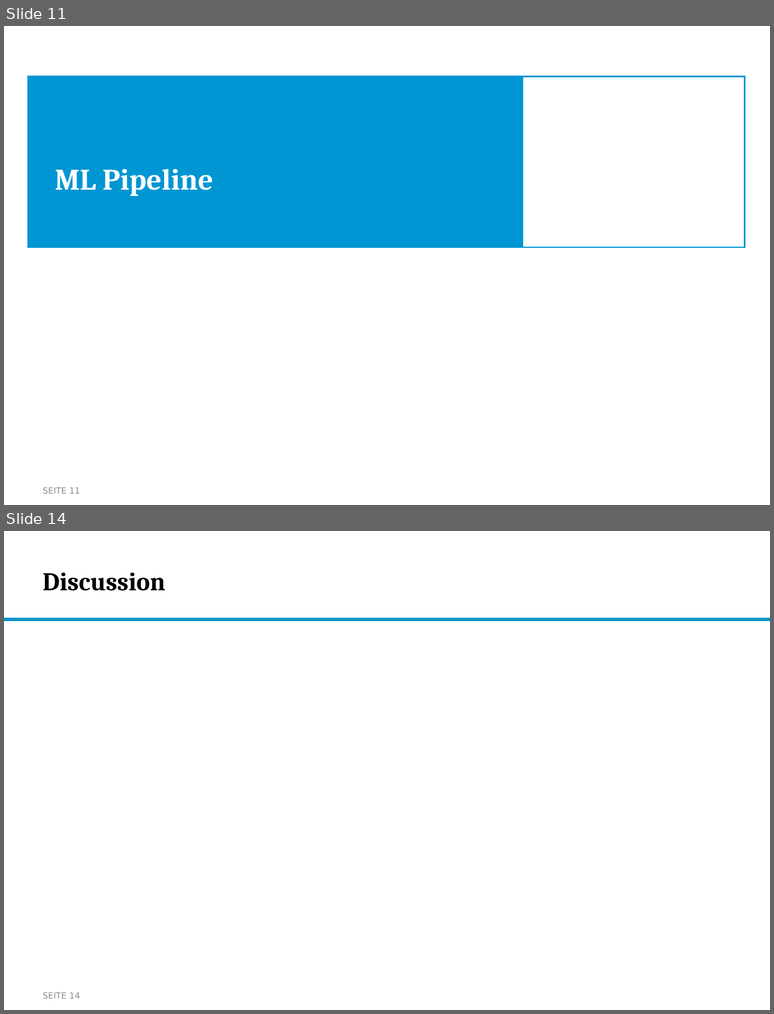
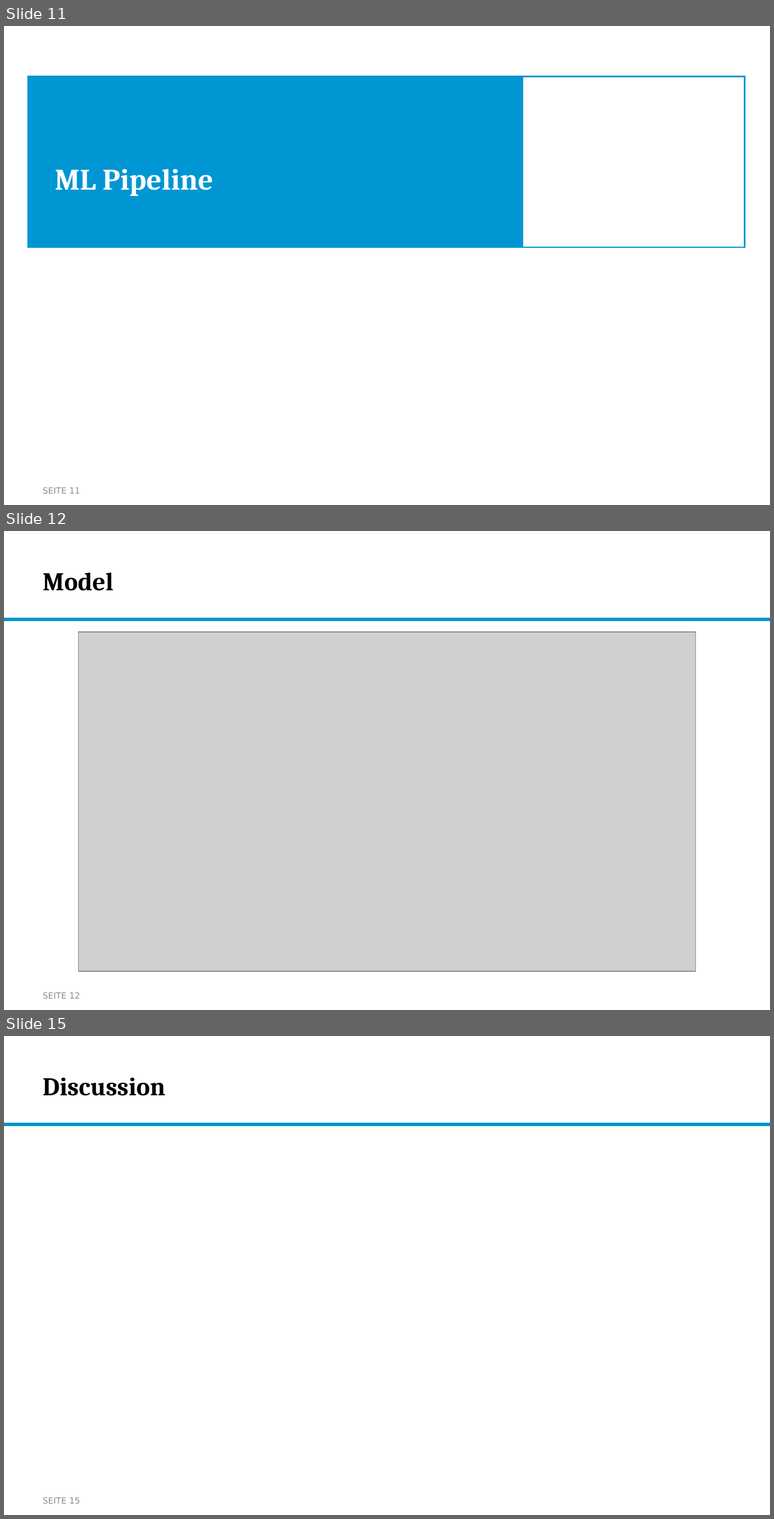
Before and after one commit to nikmaster/wu_dslab_infrared-city, a slide deck: deliverables/3b. intermediate slides/Intermediate Slides.pptx. Shown one above the other, each under a label of ours: slides 11 and 14 before the commit, slides 11, 12 and 15 after it; the slides between them are not shown. The pictures are 774x1014 and 774x1519 pixels, drawn with LibreOffice and Linux fonts; fonts in the diff are those of the drawing; grey boxes stand for pictures; background and template pictures are left out. Boxes give left, top, right and bottom in pixels: in the first picture for what was removed or moved away, otherwise in the second. Text is boxed around its words. In the diff, an @@ line names an element or a change of style, - is before the commit and + after.

```diff
--- a/deliverables/3b. intermediate slides/Intermediate Slides.pptx
+++ b/deliverables/3b. intermediate slides/Intermediate Slides.pptx
@@ slide 12 added at [4,531,770,1010], background #FFFFFF; not listed: 1 template element that a slide beside it also shows @@
@@ title added at [43,573,113,591], 24 pt, text #000000, bold @@
+Model
@@ picture added at [78,632,696,972] @@
@@ page number added at [43,992,80,998], 8 pt, text #8C8C8C @@
+SEITE 12
@@ what was slide 14 is now slide 15 @@
@@ page number at [43,1497,80,1503]: text changed @@
-SEITE 14
+SEITE 15
```
Also in this commit, not shown: 2 other slides added, 2 slides removed.
